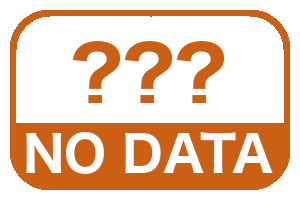
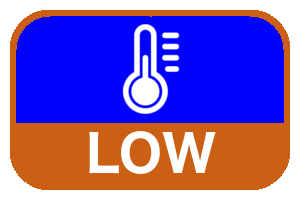
Layered file, before and after one edit (w=300, h=200). Changes by layer:
added layer "TEMP" above "LOW #1" over [122, 24, 180, 114]
hid "???" over [72, 41, 225, 103]
showed "LOW" over [89, 131, 216, 174]
hid "NO DATA" over [26, 132, 273, 174]
added layer "Block-LOW" above "Block-HIGH" over [16, 16, 284, 174]
added layer "Block-HIGH" above "Block" over [16, 16, 284, 174]
hid "Block" over [16, 16, 284, 174]
